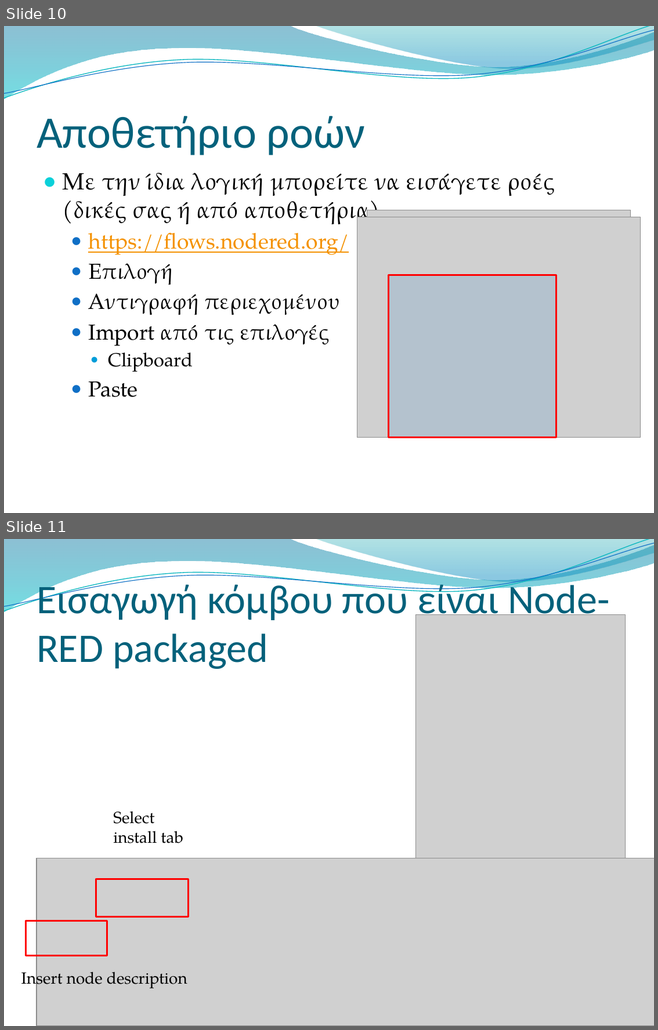
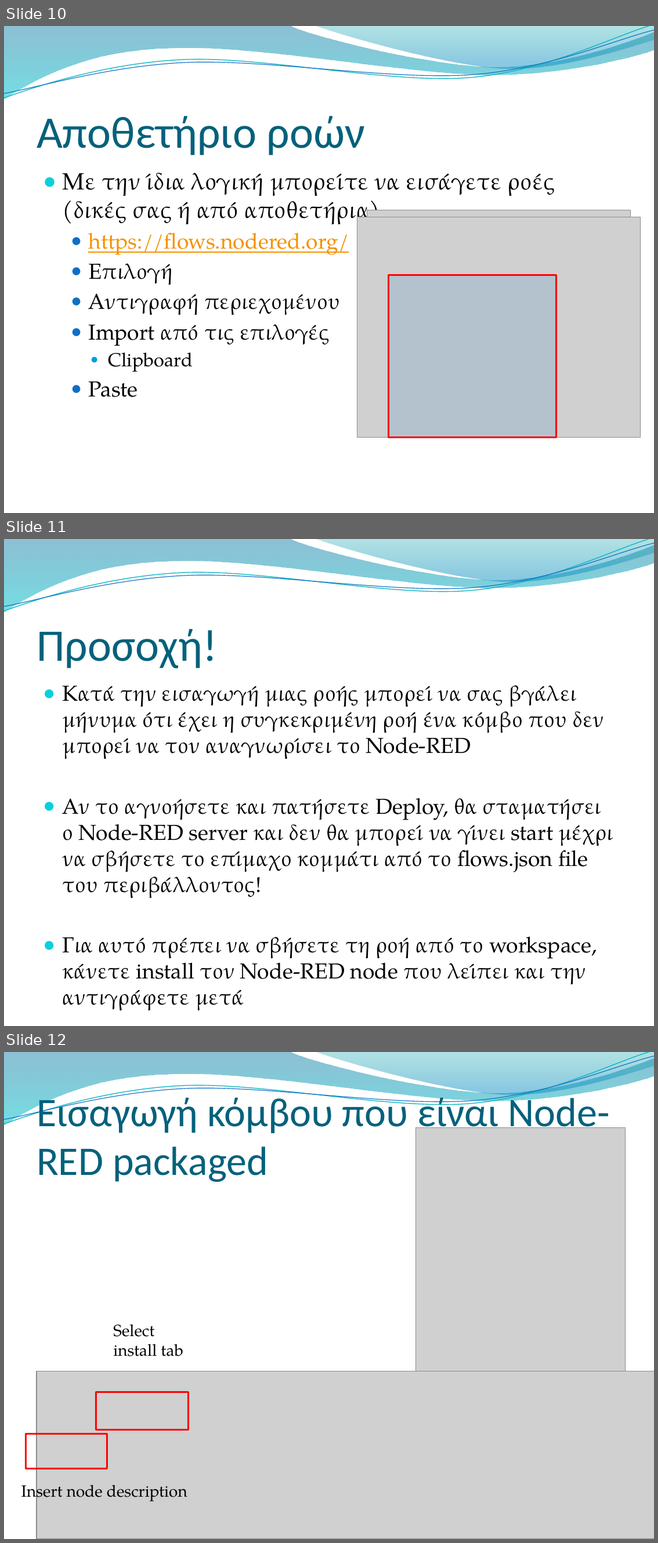
Before and after one commit to affectus-hua/tools, a slide deck: Presentations/2_AffectUs_Nodered_intro.pptx. Shown one above the other, each under a label of ours: slides 10 and 11 before the commit, slides 10, 11 and 12 after it. The pictures are 658x1030 and 658x1543 pixels, drawn with LibreOffice and Linux fonts; fonts in the diff are those of the drawing; grey boxes stand for pictures; background and template pictures are left out. Boxes give left, top, right and bottom in pixels: in the first picture for what was removed or moved away, otherwise in the second. Text is boxed around its words. In the diff, an @@ line names an element or a change of style, - is before the commit and + after.

Commit message:
update ppts

```diff
--- a/Presentations/2_AffectUs_Nodered_intro.pptx
+++ b/Presentations/2_AffectUs_Nodered_intro.pptx
@@ slide 11 added at box(4, 539, 654, 1026), background picture (left out); not listed: 4 template elements that a slide beside it also shows @@
@@ title added at box(36, 629, 217, 668), 50 pt, text #04617B @@
+Προσοχή!
@@ text added at box(63, 685, 613, 985), 24.1 pt, text #000000 @@
+● Κατά την εισαγωγή μιας ροής μπορεί να σας βγάλει μήνυμα ότι έχει η συγκεκριμένη ροή ένα κόμβο που δεν μπορεί να τον αναγνωρίσει το Node-RED
+● Αν το αγνοήσετε και πατήσετε Deploy, θα σταματήσει ο Node-RED server και δεν θα μπορεί να γίνει start μέχρι να σβήσετε το επίμαχο κομμάτι από το flows.json file του περιβάλλοντος!
+● Για αυτό πρέπει να σβήσετε τη ροή από το workspace, κάνετε install τον Node-RED node που λείπει και την αντιγράφετε μετά
@@ what was slide 11 is now slide 12 @@
```
